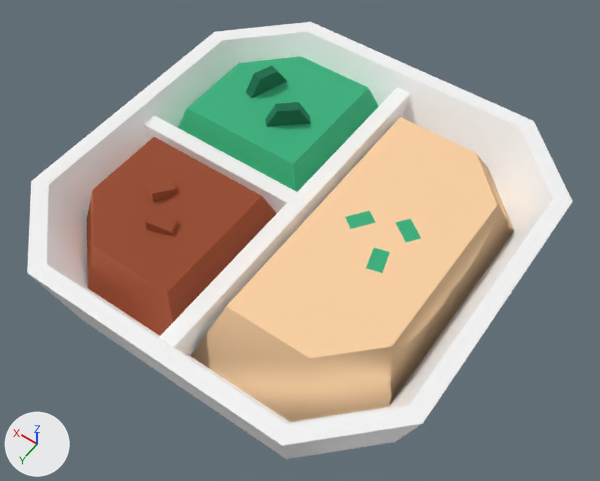
Renders of the glTF model public/assets/models/food/styrofoamDinner.GLB from each side of a commit.
Before and after are seen from a 50 mm lens placed at (-0.535, 0.747, 1.206), pointed at (-0.02, 0.026, 0.074). The lights are fixed; the arrows at lower left show +X, +Y and +Z. Vertices at the same position are counted once.

The first picture shows 'styrofoamDinner'.
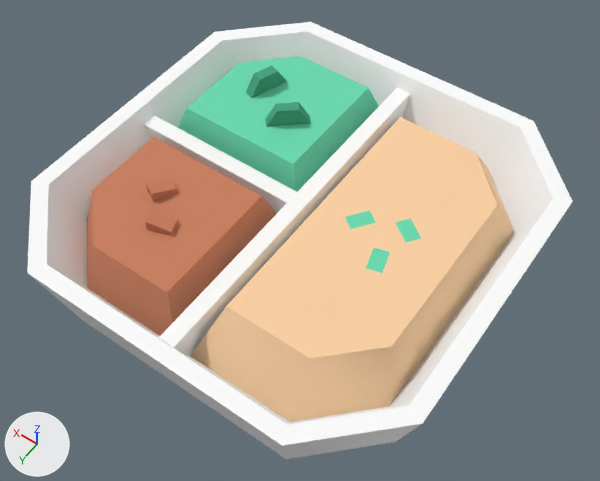
The newer file is also turned or shifted as a whole; pictures and numbers use the older file's frame.

Scene script edits in JSON lines:
```json
{"op": "add", "block": "mat_browndark_219", "code": ["mat_browndark_219 = principled_material('brownDark.219')", "mat_browndark_219.base_color = (0.591, 0.213, 0.113)  # orange #ca7f5e", "mat_browndark_219.roughness = 1.0"]}
{"op": "add", "block": "mat_green_174", "code": ["mat_green_174 = principled_material('green.174')", "mat_green_174.base_color = (0.145, 0.708, 0.443)  # green #6adbb2", "mat_green_174.roughness = 1.0"]}
{"op": "add", "block": "mat_greendark_019", "code": ["mat_greendark_019 = principled_material('greenDark.019')", "mat_greendark_019.base_color = (0.0598, 0.357, 0.214)  # green #45a17f", "mat_greendark_019.roughness = 1.0"]}
{"op": "add", "block": "mat_defaultmat_243", "code": ["mat_defaultmat_243 = principled_material('_defaultMat.243')", "mat_defaultmat_243.base_color = (1.0, 1.0, 1.0)  # white #ffffff", "mat_defaultmat_243.roughness = 1.0"]}
{"block": "me_mesh_styrofoamdinner_001", "where": "me_mesh_styrofoamdinner_001.from_pydata(...)  # 108 vertices, 222 faces; spans x -0.379..0.379, y -0.379..0.379, z 0.0..0.199"}
{"block": "me_mesh_styrofoamdinner_001", "where": "# used by ob_styrofoamdinner; location = (0.0, 0.0, 0.0)"}
{"block": "me_mesh_styrofoamdinner_001", "change": "me_mesh_styrofoamdinner_001 part 1: 10 of the faces centred in x 0.072..0.213, y -0.235..-0.034, z 0.0..0.176 are now shaded smooth"}
{"block": "me_mesh_styrofoamdinner_001", "change": "me_mesh_styrofoamdinner_001 part 2: 6 of the faces centred in x -0.072..0.156, y 0.001..0.253, z 0.0..0.171 are now shaded smooth"}
{"block": "me_mesh_styrofoamdinner_001", "change": "me_mesh_styrofoamdinner_001 part 3: 6 of the faces centred in x -0.277..0.055, y -0.156..0.104, z 0.076..0.165 are now shaded flat"}
{"block": "me_mesh_styrofoamdinner_001", "change": "me_mesh_styrofoamdinner_001 part 4: 6 of the faces centred in x 0.113..0.277, y 0.091..0.196, z 0.076..0.178 are now shaded flat"}
{"block": "me_mesh_styrofoamdinner_001", "change": "me_mesh_styrofoamdinner_001 part 5: 4 of the faces centred in x 0.206..0.277, y -0.184..-0.094, z 0.076..0.188 are now shaded flat"}
{"op": "remove", "block": "me_mesh_styrofoamdinner_001", "code": "me_mesh_styrofoamdinner_001.materials.append(mat_browndark_161)  # orange #ca7f5e"}
{"op": "remove", "block": "me_mesh_styrofoamdinner_001", "code": "me_mesh_styrofoamdinner_001.materials.append(mat_green_130)  # green #6adbb2"}
{"op": "remove", "block": "me_mesh_styrofoamdinner_001", "code": "me_mesh_styrofoamdinner_001.materials.append(mat_defaultmat_175)  # white #ffffff"}
{"op": "remove", "block": "me_mesh_styrofoamdinner_001", "code": "me_mesh_styrofoamdinner_001.materials.append(mat_greendark_013)  # green #45a17f"}
{"op": "add", "block": "me_mesh_styrofoamdinner_001", "code": "me_mesh_styrofoamdinner_001.materials.append(mat_browndark_219)  # orange #ca7f5e"}
{"op": "add", "block": "me_mesh_styrofoamdinner_001", "code": "me_mesh_styrofoamdinner_001.materials.append(mat_green_174)  # green #6adbb2"}
{"op": "add", "block": "me_mesh_styrofoamdinner_001", "code": "me_mesh_styrofoamdinner_001.materials.append(mat_defaultmat_243)  # white #ffffff"}
{"op": "add", "block": "me_mesh_styrofoamdinner_001", "code": "me_mesh_styrofoamdinner_001.materials.append(mat_greendark_019)  # green #45a17f"}
```

Changed parts and their boxes (x1, y1, x2, y2) in the pictures (600 x 481 px):
```json
{"object": "styrofoamDinner", "change": "recoloured, shading changed", "before": [28, 22, 570, 454], "after": [28, 22, 570, 454]}
{"part": 1, "of": "me_mesh_styrofoamdinner_001", "change": "shading changed", "before": [178, 57, 311, 164], "after": [178, 57, 311, 164]}
{"part": 2, "of": "me_mesh_styrofoamdinner_001", "change": "shading changed", "before": [95, 119, 399, 323], "after": [95, 119, 399, 323]}
{"part": 3, "of": "me_mesh_styrofoamdinner_001", "change": "shading changed", "before": [293, 88, 400, 273], "after": [293, 88, 400, 273]}
{"part": 4, "of": "me_mesh_styrofoamdinner_001", "change": "shading changed", "before": [96, 142, 178, 244], "after": [96, 142, 178, 244]}
{"part": 5, "of": "me_mesh_styrofoamdinner_001", "change": "shading changed", "before": [189, 98, 265, 119], "after": [189, 98, 265, 119]}
```
